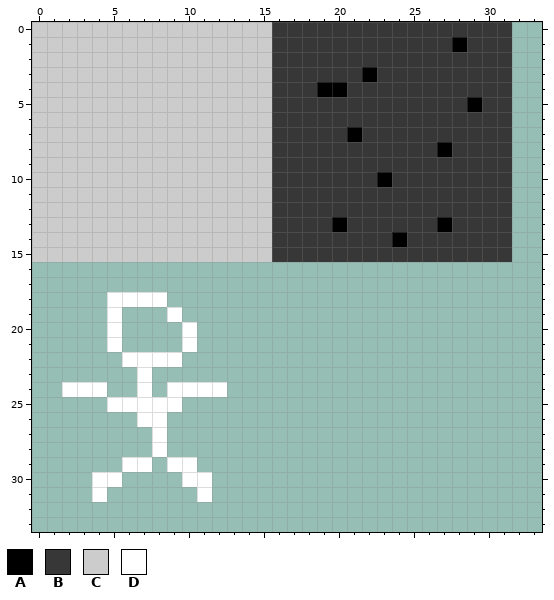
Sprite sheet, stored at assets/images/tileset.png. The first picture shows the starting point.
The file is 160x160 pixels. Shown: x 0..33, y 0..33.
Palette (. is transparent): A #000000  B #373737  C #cccccc  D #ffffff
Pixels before, first column x 0:
 0 CCCCCCCCCCCCCCCCBBBBBBBBBBBBBBBB
 1 CCCCCCCCCCCCCCCCBBBBBBBBBBBBABBB
 2 CCCCCCCCCCCCCCCCBBBBBBBBBBBBBBBB
 3 CCCCCCCCCCCCCCCCBBBBBBABBBBBBBBB
 4 CCCCCCCCCCCCCCCCBBBAABBBBBBBBBBB
 5 CCCCCCCCCCCCCCCCBBBBBBBBBBBBBABB
 6 CCCCCCCCCCCCCCCCBBBBBBBBBBBBBBBB
 7 CCCCCCCCCCCCCCCCBBBBBABBBBBBBBBB
 8 CCCCCCCCCCCCCCCCBBBBBBBBBBBABBBB
 9 CCCCCCCCCCCCCCCCBBBBBBBBBBBBBBBB
10 CCCCCCCCCCCCCCCCBBBBBBBABBBBBBBB
11 CCCCCCCCCCCCCCCCBBBBBBBBBBBBBBBB
12 CCCCCCCCCCCCCCCCBBBBBBBBBBBBBBBB
13 CCCCCCCCCCCCCCCCBBBBABBBBBBABBBB
14 CCCCCCCCCCCCCCCCBBBBBBBBABBBBBBB
15 CCCCCCCCCCCCCCCCBBBBBBBBBBBBBBBB
16 ................................
17 ................................
18 .....DDDD.......................
19 .....D...D......................
20 .....D....D.....................
21 .....D....D.....................
22 ......DDDD......................
23 .......D........................
24 ..DDD..D.DDDD...................
25 .....DDDDD......................
26 .......DD.......................
27 ........D.......................
28 ........D.......................
29 ......DD.DD.....................
30 ....DD....DD....................
31 ....D......D....................
Now the later version:
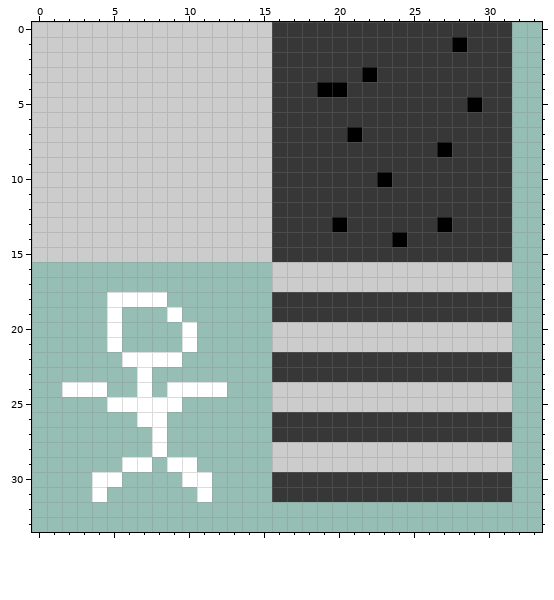
Diff:
y 16..17: x 16..31 ................ -> CCCCCCCCCCCCCCCC
y 18..19: x 16..31 ................ -> BBBBBBBBBBBBBBBB
y 20..21: x 16..31 ................ -> CCCCCCCCCCCCCCCC
y 22..23: x 16..31 ................ -> BBBBBBBBBBBBBBBB
y 24..25: x 16..31 ................ -> CCCCCCCCCCCCCCCC
y 26..27: x 16..31 ................ -> BBBBBBBBBBBBBBBB
y 28..29: x 16..31 ................ -> CCCCCCCCCCCCCCCC
y 30..31: x 16..31 ................ -> BBBBBBBBBBBBBBBB
Changed places in both pictures, as pixel boxes (x1, y1, x2, y2):
added: (272, 262, 512, 502)
